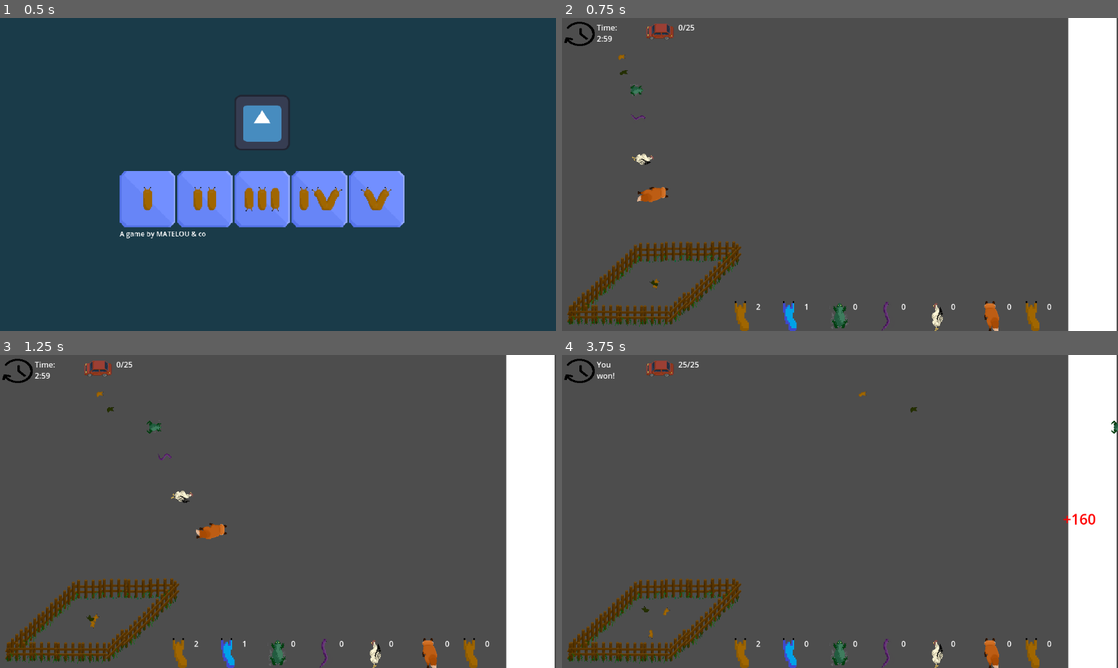
Above: before the commit, frames 1-4 (two rows, left to right).
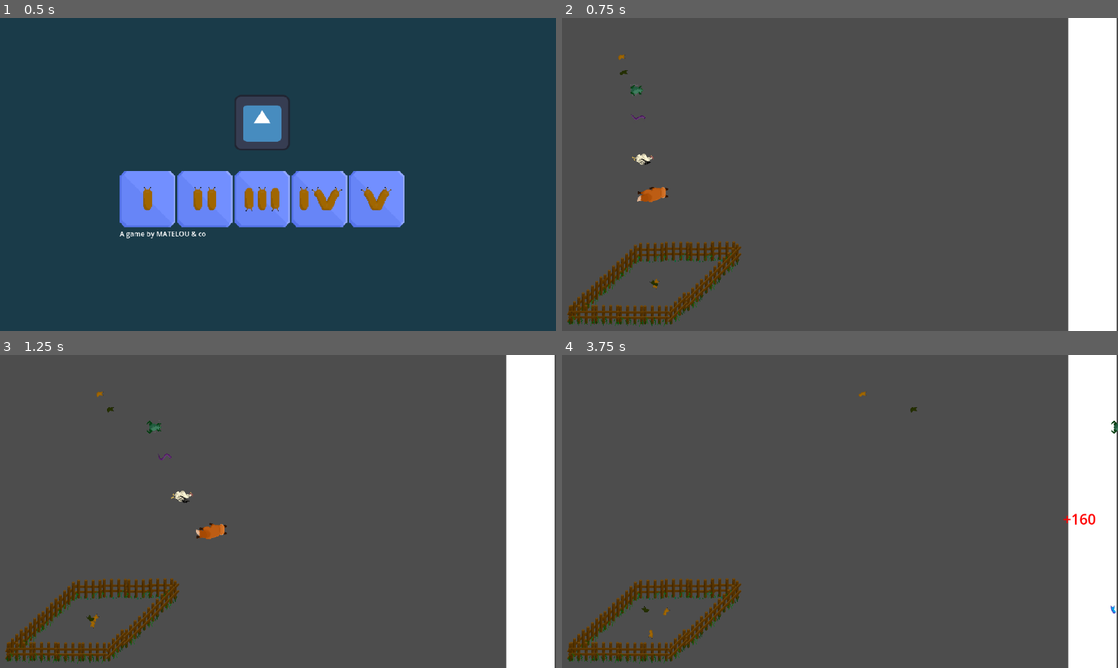
Above: after the commit, the same moments.

Repository: Skyepulse/LudumDare56
Game: Godot game, scene res://Level Scenes/control.tscn
Two runs of this game, one before a commit and one after it. Both use one fixed random seed, a clock stepped at 60 frames per second and the inputs below. The engine's default icon, where the game draws it, is replaced by a stand-in: a white triangle on a blue panel in a dark square.
Inputs (mouse positions are in pixels of both pictures, inside the frame that each line leads up to):
- Up to frame 1 (0.5 s): no input
- Up to frame 2 (0.75 s): click (712, 199) at 0.5 s
- Up to frame 3 (1.25 s): no input
- Up to frame 4 (3.75 s): move the mouse to (662, 395) at 1.27 s; click (662, 395) at 1.42 s; move the mouse to (662, 617) at 2.02 s; click (662, 617) at 2.17 s; move the mouse to (650, 630) at 2.77 s; click (650, 630) at 2.92 s; move the mouse to (645, 608) at 3.52 s; click (645, 608) at 3.67 s

Frame 1 is identical in both runs. In frame 2, 1.4% of the frame differs, in the area x 0-88%, y 1-100%; in frame 3, 1.4%; in frame 4, 1.5%, in the area x 0-100%, y 1-100%.

Commit message:
Imporved predator spawning

Diff:
--- a/Level Scenes/Level1.tscn
+++ b/Level Scenes/Level1.tscn
@@ -1,6 +1,7 @@
-[gd_scene load_steps=11 format=3 uid="uid://xtcc75vdkcyi"]
+[gd_scene load_steps=13 format=3 uid="uid://xtcc75vdkcyi"]
 
 [ext_resource type="PackedScene" uid="uid://4vvxaoggeiqn" path="res://PrefabScenes/vivier.tscn" id="1_1lgaw"]
+[ext_resource type="PackedScene" uid="uid://caicia6cx13ru" path="res://PrefabScenes/predator_spawner.tscn" id="1_34c6p"]
 [ext_resource type="PackedScene" uid="uid://d0h4t8bmmobpp" path="res://Level Scenes/slug.tscn" id="1_qi1dv"]
 [ext_resource type="PackedScene" uid="uid://brxn3wghyn815" path="res://PrefabScenes/winning_line.tscn" id="3_o5yjo"]
 [ext_resource type="PackedScene" uid="uid://s2nwtxsi3sdt" path="res://Level Scenes/toad.tscn" id="4_syjkf"]
@@ -10,6 +11,10 @@
 [ext_resource type="PackedScene" uid="uid://2r5lcd8ragky" path="res://Level Scenes/better_slug.tscn" id="9_73wku"]
 [ext_resource type="PackedScene" uid="uid://ca16fr3xs2hdg" path="res://PrefabScenes/stack_control_ui.tscn" id="9_oglhl"]
 [ext_resource type="PackedScene" uid="uid://c61p5l12878sx" path="res://PrefabScenes/level_info_ui.tscn" id="10_mbc1y"]
+
+[sub_resource type="RectangleShape2D" id="RectangleShape2D_ss0dk"]
+resource_local_to_scene = true
+size = Vector2(161.5, 295)
 
 [node name="Level" type="Node2D"]
 
@@ -48,7 +53,17 @@
 position = Vector2(103, 294)
 state = 2
 
+[node name="PredatorSpawner" parent="." node_paths=PackedStringArray("vivier") instance=ExtResource("1_34c6p")]
+vivier = NodePath("../Vivier")
+
+[node name="Area2D" type="Area2D" parent="PredatorSpawner"]
+
+[node name="CollisionShape2D" type="CollisionShape2D" parent="PredatorSpawner/Area2D"]
+position = Vector2(1251, 570.5)
+shape = SubResource("RectangleShape2D_ss0dk")
+
 [node name="CanvasLayer" type="CanvasLayer" parent="."]
+visible = false
 
 [node name="stack_control_ui" parent="CanvasLayer" instance=ExtResource("9_oglhl")]
 
--- a/Scripts/predator_spawner.gd
+++ b/Scripts/predator_spawner.gd
@@ -9,6 +9,9 @@
 @export var vivier: Vivier = null
 @export var spawn_interval: float = 5
 
+# Get area2D child
+@onready var area2D: Area2D = $Area2D
+
 # Load scenes
 var predator_scenes = {
 	Animal.AnimalType.BETTER_SLUG: preload("res://PrefabScenes/Predators/predator_better_slug.tscn"),
@@ -18,6 +21,11 @@
 	Animal.AnimalType.FOX: preload("res://PrefabScenes/Predators/predator_fox.tscn"),
 }
 
+var minx = 100000
+var maxx = -100000
+var miny = 100000
+var maxy = -100000
+
 func _ready():
 	# Singleton
 	if instance == null:
@@ -26,14 +34,30 @@
 		queue_free()
 		return
 
+	# Compute the bounds of the area2D
+	for child in area2D.get_children():
+		if child is CollisionShape2D:
+			var shape = child.shape as RectangleShape2D
+			minx = min(minx, child.position.x - shape.size.x / 2)
+			maxx = max(maxx, child.position.x + shape.size.x / 2)
+			miny = min(miny, child.position.y - shape.size.y / 2)
+			maxy = max(maxy, child.position.y + shape.size.y / 2)
+	print("Bounds: ", minx, ", ", maxx, ", " , miny, ", " , maxy)
+
 func spawn_predator(type: PackedScene, at: Vector2) -> void:
 	var predator: Predator = type.instantiate()
-	predator.position = at
 	predator.target_stack = vivier
-	get_parent().add_child(predator)
+	add_child(predator)
+	predator.global_position = at
 
 
 func _on_timer_timeout():
-	var at = Vector2(randf_range(0, 1920), randf_range(0, 1080))
-	var type = (1 + randi() % (Animal.AnimalType.ALIEN - 1))
-	spawn_predator(predator_scenes[type], at)
+	if area2D == null:
+		print("Set area2D child")
+		return
+	else:
+		var x = randf_range(minx, maxx)
+		var y = randf_range(miny, maxy)
+		var at = global_position + Vector2(x, y)
+		var type = (1 + randi() % (Animal.AnimalType.ALIEN - 1))
+		spawn_predator(predator_scenes[type], at)
